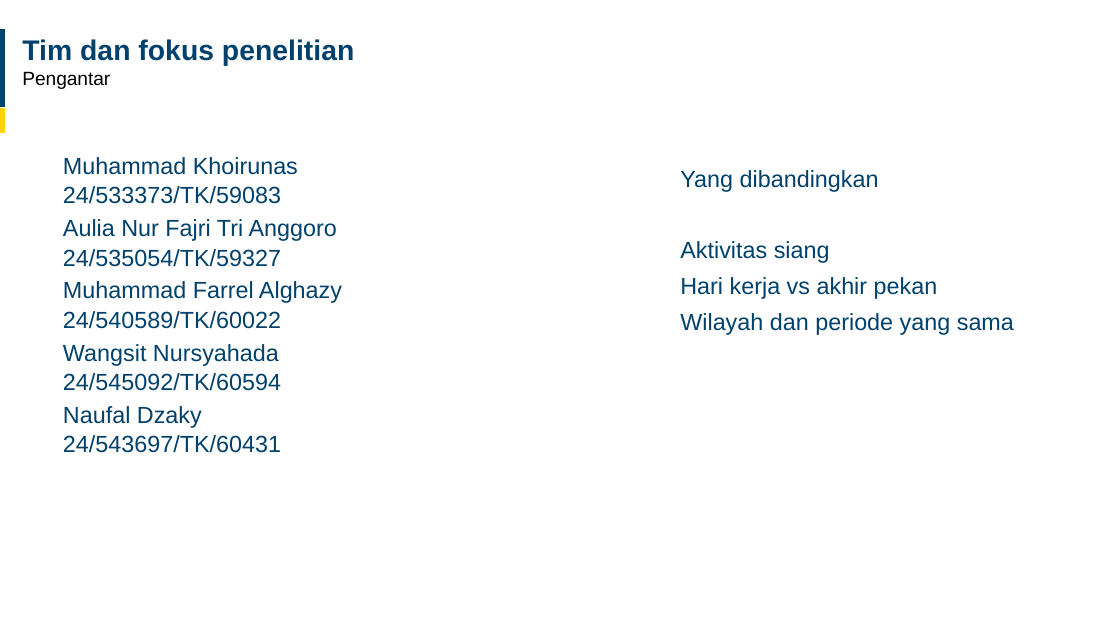
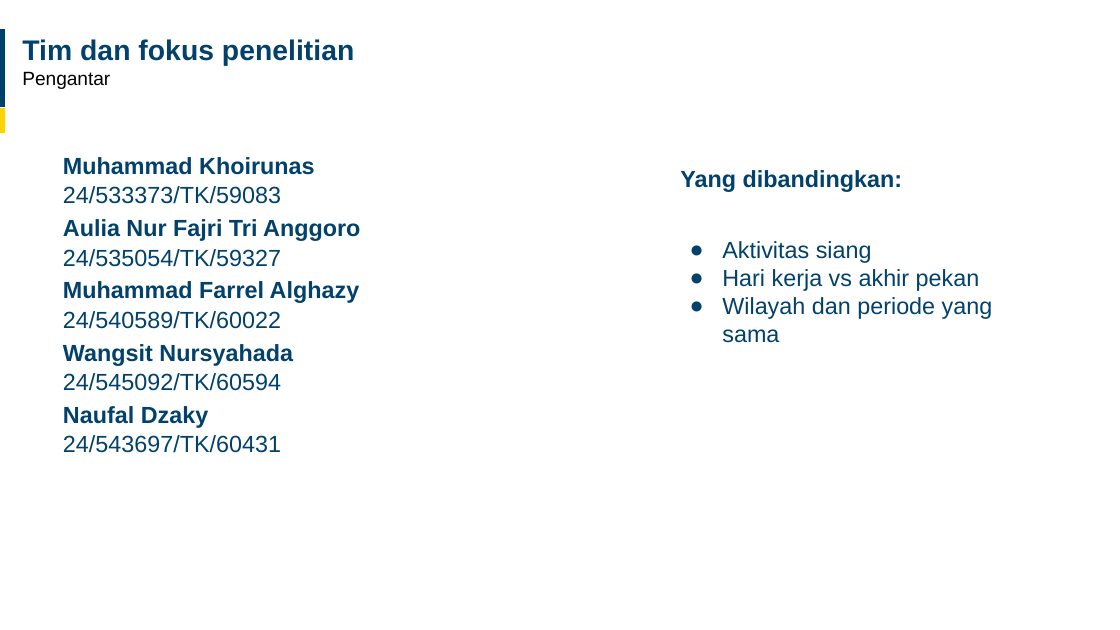
Before and after one commit to nastarynaz/korelasi-wisata-jogja-weekend, a slide deck: slide 2 of presentasi/Kawasan Wisata Jogja Lebih Aktif Saat Akhir Pekan.pptx. Drawn at 1120x630 pixels with LibreOffice and Linux fonts; fonts in the diff are those of the drawing; background and template pictures are left out. Boxes give left, top, right and bottom in pixels: in the first picture for what was removed or moved away, otherwise in the second. Text is boxed around its words. In the diff, an @@ line names an element or a change of style, - is before the commit and + after.

```diff
--- a/presentasi/Kawasan Wisata Jogja Lebih Aktif Saat Akhir Pekan.pptx
+++ b/presentasi/Kawasan Wisata Jogja Lebih Aktif Saat Akhir Pekan.pptx
@@ text at box(680, 170, 903, 192): text changed; bold on @@
-Yang dibandingkan
+Yang dibandingkan:
@@ text "Aktivitas siang" at box(722, 241, 993, 343): bullet none to ●; less space between paragraphs @@
@@ bold on in 5 elements at box(63, 157, 314, 175), box(63, 219, 360, 241), box(63, 281, 360, 303), box(63, 344, 293, 366), box(63, 406, 208, 428) @@
```
Also in this commit, not shown: 3 other slides changed.
